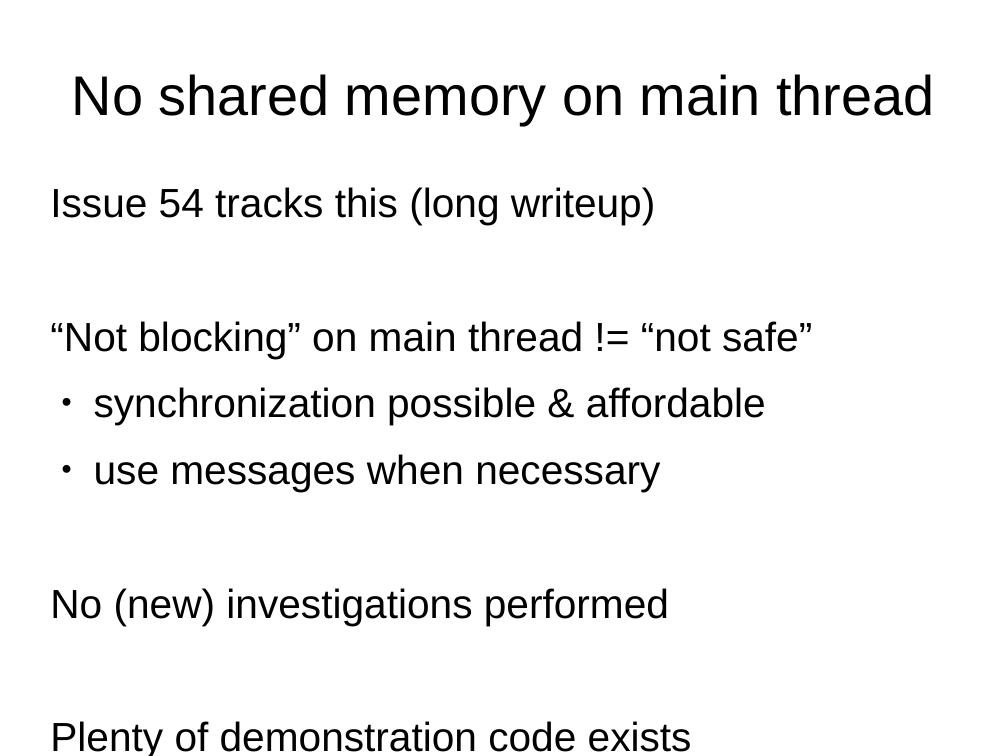
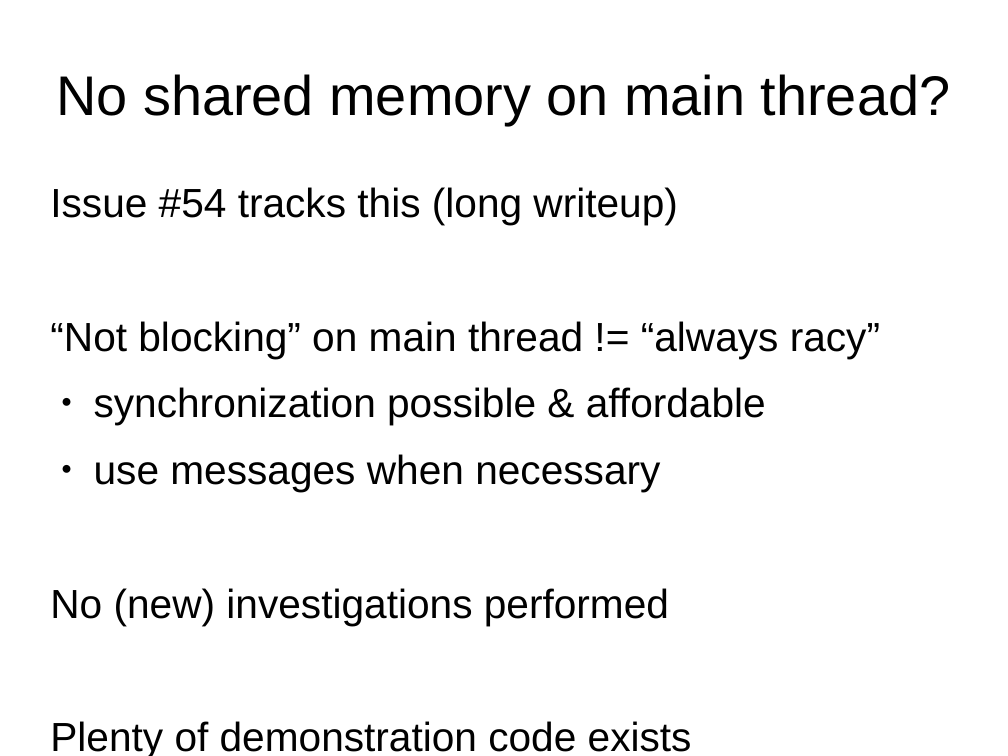
Before and after one commit to tc39/proposal-ecmascript-sharedmem, a slide deck: slide 12 of tc39/sharedmem-mar-2016.odp (slide 11 before the commit). Drawn at 1008x756 pixels with LibreOffice and Linux fonts; fonts in the diff are those of the drawing. Boxes give left, top, right and bottom in pixels: in the first picture for what was removed or moved away, otherwise in the second. Text is boxed around its words. In the diff, an @@ line names an element or a change of style, - is before the commit and + after.

```diff
--- a/tc39/sharedmem-mar-2016.odp
+++ b/tc39/sharedmem-mar-2016.odp
@@ title at <box>56,74,950,125</box>: text changed @@
-No shared memory on main thread
+No shared memory on main thread?
@@ text at <box>50,187,880,358</box>: text changed @@
-Issue 54 tracks this (long writeup)
-“Not blocking” on main thread != “not safe”
+Issue #54 tracks this (long writeup)
+“Not blocking” on main thread != “always racy”
```
Also in this commit, not shown: 10 other slides changed, 4 slides added, 1 other file.
